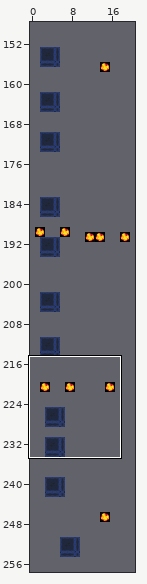
Tiled map -- Levels/MapAssets/leveltmxfiles/level8.tmx. Above, an overview of the earlier version with the close-up marked.
Close-up. Before the edit:
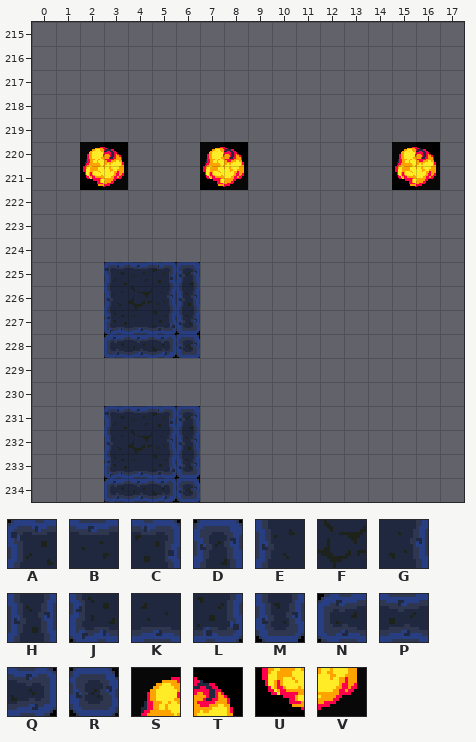
Cells are 16x16 px. Shown: x 0..17, y 215..234. The commit also changed other parts of the map, which this record leaves out.
Key: from "spaceshooter": A 0, B 1, C 2, D 3, E 40, F 41, G 42, H 43, J 80, K 81, L 82, M 83, N 120, P 121, Q 122, R 123, S 324, T 325, U 364, V 365.
_ is an empty cell.
Layers that did not change in this view are not listed.
Layer "background" before, first column x 0:
215 __________________
216 __________________
217 __________________
218 __________________
219 __________________
220 __________________
221 __________________
222 __________________
223 __________________
224 __________________
225 ___ABCD___________
226 ___EFGH___________
227 ___JKLM___________
228 ___NPQR___________
229 __________________
230 __________________
231 ___ABCD___________
232 ___EFGH___________
233 ___JKLM___________
234 ___NPQR___________
Layer "collision" before, first column x 0:
215 __________________
216 __________________
217 __________________
218 __________________
219 __________________
220 __ST___ST______ST_
221 __UV___UV______UV_
222 __________________
223 __________________
224 __________________
225 __________________
226 __________________
227 __________________
228 __________________
229 __________________
230 __________________
231 __________________
232 __________________
233 __________________
234 __________________
Once edited:
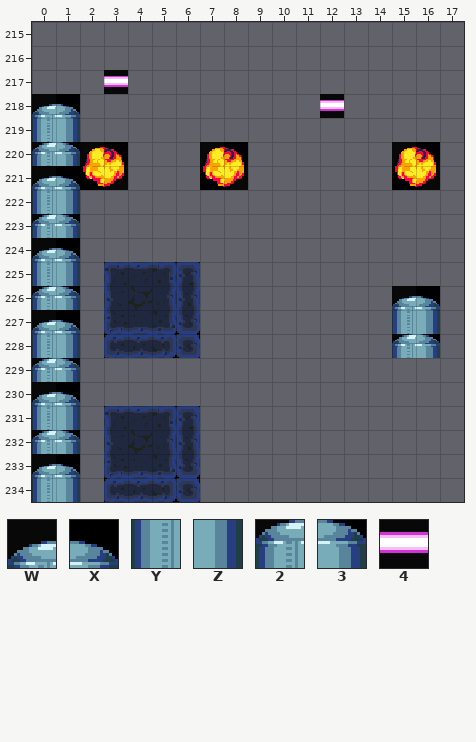
Further tiles: from "spaceshooter": W 166, X 167, Y 206, Z 207, 2 246, 3 247, 4 964.
Changes in this commit:
Changed rows in their new state; . is an unchanged cell.
Layer "background":
first column x 3:
217 4.........
218 .........4
Layer "collision":
first column x 0:
218 WX...............
219 YZ...............
220 23...............
221 WX...............
222 YZ...............
223 23...............
224 WX...............
225 YZ...............
226 23.............WX
227 WX.............YZ
228 YZ.............23
229 23...............
230 WX...............
231 YZ...............
232 23...............
233 WX...............
234 YZ...............
Where, in picture pixels (left, top, right, bottom), the same in both close-ups:
added: (104, 70, 128, 94)
added: (32, 94, 80, 502)
added: (320, 94, 344, 118)
added: (392, 286, 440, 358)
